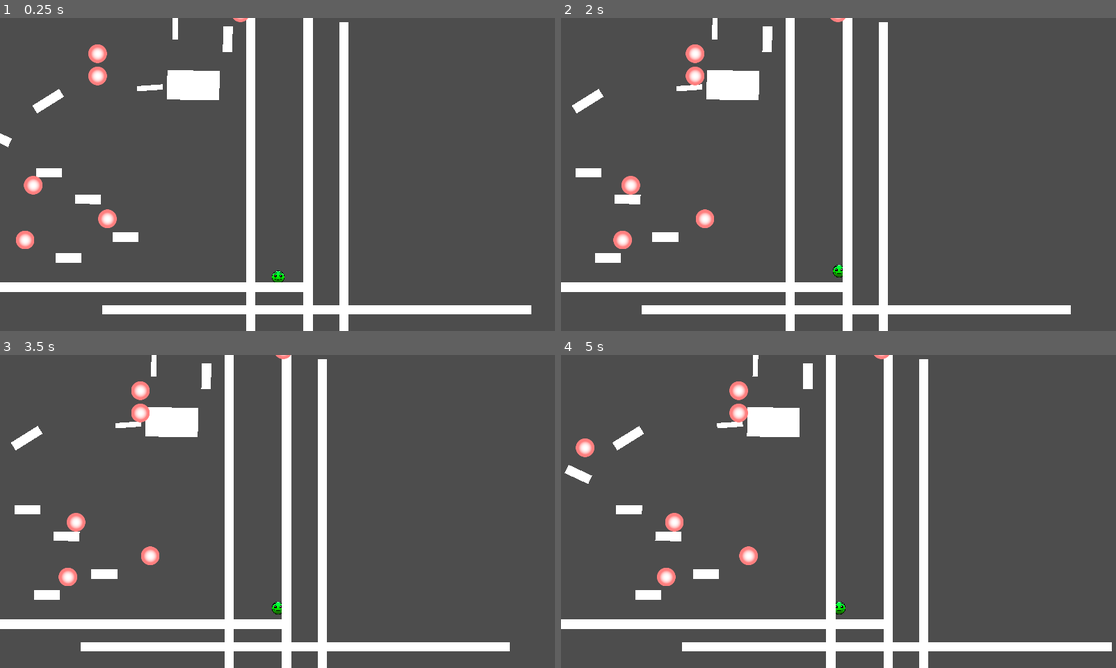
Above: before the commit, frames 1-4 (two rows, left to right).
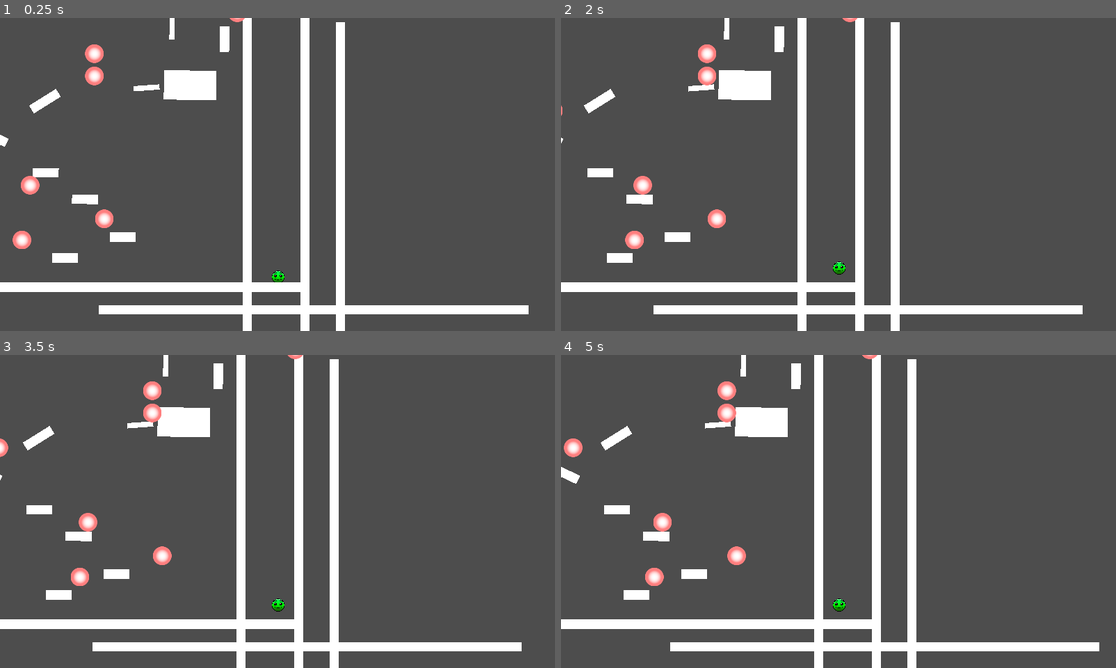
Above: after the commit, the same moments.

Repository: ReusableChopsticks/BreakoutBossfight
Game: Godot game, scene res://scenes/level_1/level.tscn
The game is run twice, just before and just after one commit, with the same random seed, the same clock (stepped at 60 frames per second) and the same inputs.
Inputs:
- Up to frame 1 (0.25 s): no input
- Up to frame 2 (2 s): hold Z (jump) 0.53-1.28 s; hold Right (move_right) from 0.53 s (still down); tap C (dash) at 1.35 s; tap Z (jump) at 1.52, 1.55, 1.82 s
- Up to frame 3 (3.5 s): release Right (move_right) at 2.03 s; hold Left (move_left) 2.03-2.78 s; hold Z (jump) 2.03-2.78 s; hold Right (move_right) from 2.78 s (still down); tap C (dash) at 2.85 s; tap Z (jump) at 3.02, 3.05, 3.32 s
- Up to frame 4 (5 s): hold Z (jump) 3.53-4.28 s; release Right (move_right) at 4.28 s; hold Left (move_left) from 4.28 s (still down); tap C (dash) at 4.35 s; tap Z (jump) at 4.52, 4.55, 4.82 s

The runs differ from the first frame. In frame 1, 4.8% of the frame differs, in the area x 0-96%, y 0-100%; in frame 2, 13%; in frame 3, 13%; in frame 4, 13%, in the area x 0-100%, y 0-100%.

Commit message:
wall jump WORKS
YEAAAAAH ONLY TOOK TWO DAYS

Diff:
--- a/entities/player/player.gd
+++ b/entities/player/player.gd
@@ -122,23 +122,27 @@
 
 
 #region WallJump
-@export var wall_slide_multiplier = 0.9
+@export var wall_slide_speed = 500
 var has_wall_coyote = false
 var has_wall_buffer = false
 func handle_wall_jump():
 	if is_on_wall_only() and direction:
 		is_jumping = false
 		can_hold_jump = false
-		velocity.y *= wall_slide_multiplier
+		velocity.y = lerpf(velocity.y, wall_slide_speed, 0.2)
+		print(velocity.y)
 	if Input.is_action_just_pressed("jump") and (is_on_wall_only() or has_wall_coyote):
 		execute_wall_jump()
 
-var wall_boost = 2000
+var wall_boost = 1000
 func execute_wall_jump():
 	velocity.y = -700
 	velocity.x = wall_boost * wall_normal.x
 	#print(wall_normal.x)
 	has_wall_coyote = false
+	has_wall_buffer = false
+	is_wall_jumping = true
+	$Timers/WallJumpXBoostTimer.start()
 #endregion
 
 func handle_gravity(delta):
@@ -161,7 +165,7 @@
 	# keep facing_dir to last direction facing when staying still
 	direction = signf(Input.get_axis("move_left", "move_right"))
 	facing_dir = direction if direction != 0 and not is_dashing else facing_dir
-	if direction:
+	if direction and not is_wall_jumping:
 		#velocity.x = velocity.x + (direction * move_speed)
 		velocity.x = lerpf(velocity.x, direction * move_speed, move_lerp)
 	else:
@@ -201,7 +205,7 @@
 	handle_wall_jump()
 	handle_dash()
 
-	print(velocity)
+	#print(velocity)
 	move_and_slide()
 	wall_normal = get_wall_normal()
 
--- a/entities/player/player.tscn
+++ b/entities/player/player.tscn
@@ -123,20 +123,20 @@
 wait_time = 0.1
 one_shot = true
 
-[node name="WallCoyoteTimer" type="Timer" parent="Timers"]
-wait_time = 0.1
-one_shot = true
-
 [node name="BufferTimer" type="Timer" parent="Timers"]
-wait_time = 0.1
+wait_time = 0.3
 one_shot = true
 
 [node name="WallJumpBufferTimer" type="Timer" parent="Timers"]
-wait_time = 0.1
+wait_time = 0.3
+one_shot = true
+
+[node name="WallCoyoteTimer" type="Timer" parent="Timers"]
+wait_time = 0.2
 one_shot = true
 
 [node name="WallJumpXBoostTimer" type="Timer" parent="Timers"]
-wait_time = 0.38
+wait_time = 0.1
 one_shot = true
 
 [node name="DashCooldownTimer" type="Timer" parent="Timers"]
--- a/scenes/level_1/level.tscn
+++ b/scenes/level_1/level.tscn
@@ -7,7 +7,7 @@
 [node name="Level" type="Node2D"]
 
 [node name="Player" parent="." instance=ExtResource("1_37hb1")]
-position = Vector2(1367, 686)
+position = Vector2(1378, 650)
 move_speed = 500
 max_fall_velocity = 1000
 apex_grav_multiplier = 0.815
Not shown: 1 places in entities/player/player.tscn that only renumber resources
